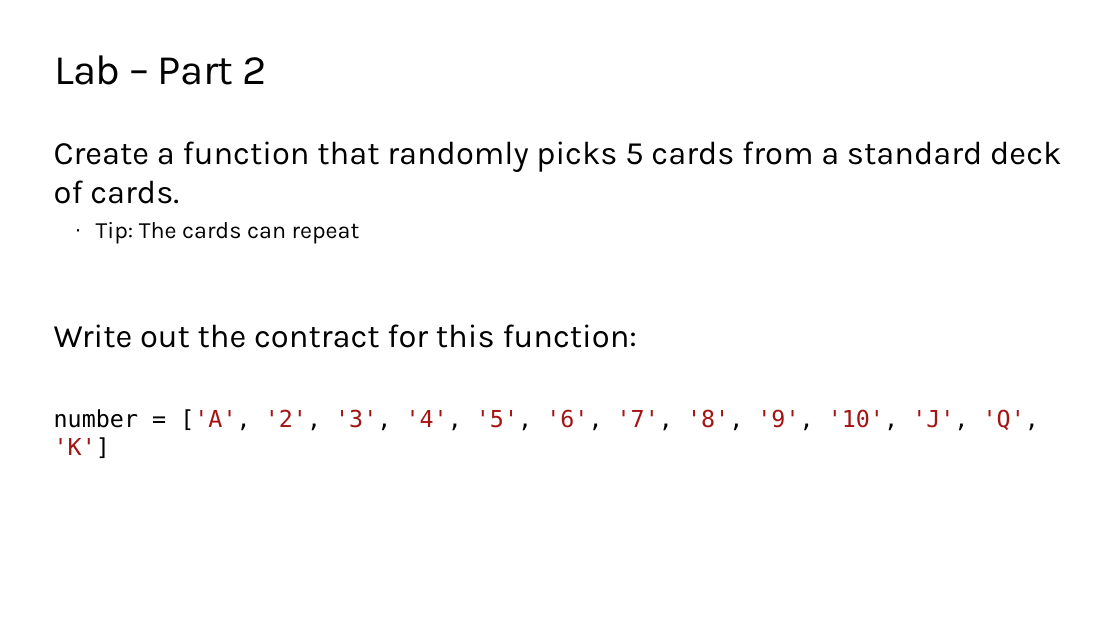
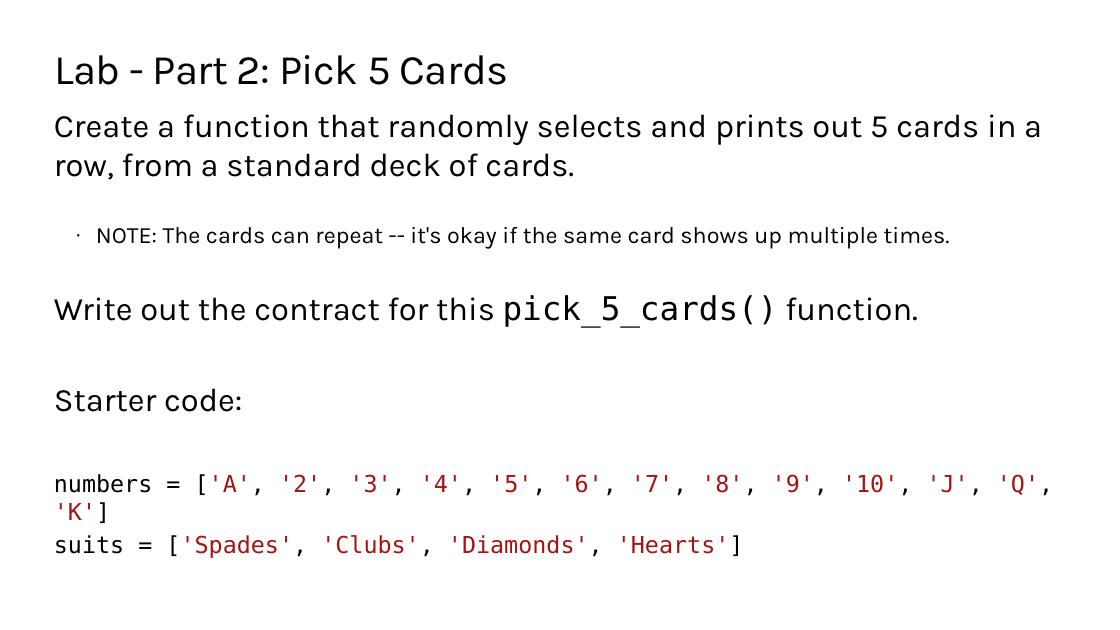
Before and after one commit to TEALSK12/2nd-semester-introduction-to-computer-science, a slide deck: slide 17 of docs/units/3_unit/slidedecks/Intro Python 3.02 TEALS.pptx. Drawn at 1120x630 pixels with LibreOffice and Linux fonts; fonts in the diff are those of the drawing; background and template pictures are left out. Boxes give left, top, right and bottom in pixels: in the first picture for what was removed or moved away, otherwise in the second. Text is boxed around its words. In the diff, an @@ line names an element or a change of style, - is before the commit and + after.

```diff
--- a/docs/units/3_unit/slidedecks/Intro Python 3.02 TEALS.pptx
+++ b/docs/units/3_unit/slidedecks/Intro Python 3.02 TEALS.pptx
@@ title at [54,55,509,85]: text changed @@
-Lab – Part 2
+Lab - Part 2: Pick 5 Cards
@@ text at [54,114,1053,558]: text changed; size 28 to 20 pt @@
-Create a function that randomly picks 5 cards from a standard deck of cards.
-  · Tip: The cards can repeat
-Write out the contract for this function:
-number = ['A', '2', '3', '4', '5', '6', '7', '8', '9', '10', 'J', 'Q', 'K']
+Create a function that randomly selects and prints out 5 cards in a row, from a standard deck of cards.
+  · NOTE: The cards can repeat -- it's okay if the same card shows up multiple times.
+Write out the contract for this pick_5_cards() function.
+Starter code:
+numbers = ['A', '2', '3', '4', '5', '6', '7', '8', '9', '10', 'J', 'Q', 'K']
+suits = ['Spades', 'Clubs', 'Diamonds', 'Hearts']
```
Also in this commit, not shown: 13 other slides changed, 18 other files.
